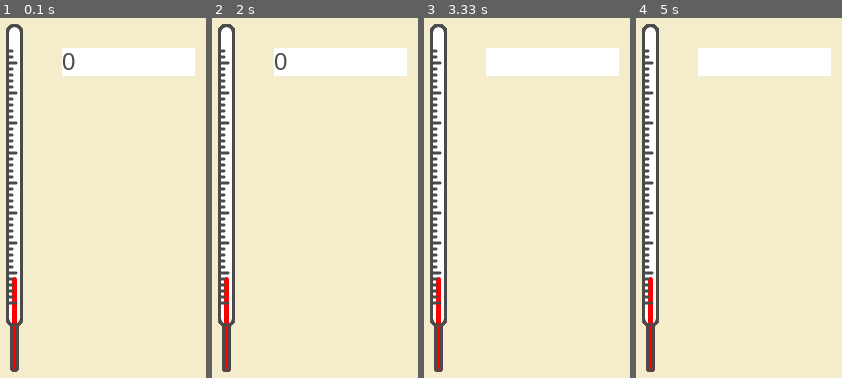
Above: before the commit, frames 1-4 (left to right).
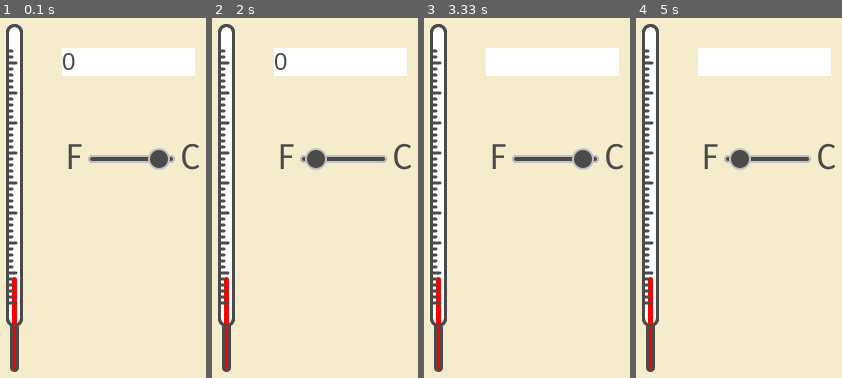
Above: after the commit, the same moments.

Repository: Syldori/TermometroPyGame
Game: pygame game, started from main.py
Same seed, same stepped clock (60 frames per second), same inputs: the game is played once before the commit and once after it.
Inputs (mouse positions are in pixels of both pictures, inside the frame that each line leads up to):
- Up to frame 1 (0.1 s): no input
- Up to frame 2 (2 s): click (312, 198) at 0.38 s; click (315, 226) at 0.72 s; click (222, 133) at 1.05 s; click (outside the picture) at 1.38 s; click (319, 57) at 1.72 s
- Up to frame 3 (3.33 s): click (510, 306) at 2.05 s; tap Backspace at 2.33 s; click (483, 111) at 2.72 s; click (601, 162) at 3.05 s
- Up to frame 4 (5 s): click (827, 187) at 3.38 s; click (798, 122) at 3.72 s; click (652, 118) at 4.05 s; click (749, 180) at 4.38 s; click (652, 172) at 4.72 s

The runs differ from the first frame. In frame 1, 1.7% of the frame differs, in the area x 2-97%, y 1-99%; in frame 2, 1.7%; in frame 3, 1.7%; in frame 4, 1.7%.

Commit message:
Termometro con selector

Diff:
--- a/main.py
+++ b/main.py
@@ -45,6 +45,9 @@
 
 --Uno de los eventos es que podemos introducir datos directamente
     -Esto se hace en el control de eventos >> responderá solo ante las teclas numericas
+--Control del selector para que cambie de F a C con hacer un solo click en cualquier lado de la pantalla y que tranforme el valor a F o a C respectivamente
+    -un atributo: si va a estar en F o en C
+    -un metodo: el cambio con el click (cambiando el disfraz)
 '''
 
 
@@ -55,9 +58,32 @@
     def __init__(self):
         self.custome = pygame.image.load("termometro/termo1.png") # el disfraz
 
+class Selector(): #este es el selector de Fº - Cº
+    __tipoUnidad = None #esto es si es F o C
+
+    def __init__(self, unidad='C'): #aqui estan los disfraces
+        self.__costumes1 = pygame.image.load('termometro/posiF.png')
+        self.__costumes2 = pygame.image.load('termometro/posiC.png')
+
+        self.__tipoUnidad = unidad
+
+    def custome(self): #es un getter, para que nos devuelva que disfraz a mostrar
+        if self.__tipoUnidad == 'F':
+            return self.__costumes1 #esta es la posición del disfraz para F
+        else:
+            return self.__costumes2
+
+    def on_event(self, event): #esto es para que el selector se mueva cuando hagamos click
+        if event.type == pygame.MOUSEBUTTONDOWN:
+            if self.__tipoUnidad == 'F':
+                self.__tipoUnidad = 'C'
+            else:
+                self.__tipoUnidad = 'F'
+
+
 class NumberInput(): #este es el cuadrado donde se pone el valor del texto numerico que pongamos
     __valor = 0 # es el valor de cuadro en numerico, para las cuentas posteirore
-    __strValue = '0' # este es el atributo a renderizar, porque phyton pinta cadenas
+    __strValue = "" # este es el atributo a renderizar, porque phyton pinta cadenas
     __position = [0,0] #un array con la posicion del cuadrado, con x e y
     __size = [0,0] #esto es para el tamaño del cuadrado, con ancho por alto
 
@@ -78,8 +104,12 @@
             if event.unicode in '0123456789' and len(self.__strValue) < 9:  #esto es para que compruebe si lo que pulsamos está dentro de ese conjunto de numeros y que se limite a un total de nueve digitos
        # if event.isdigit() >> otra forma de hacer lo anterior
                 self.__strValue += event.unicode #así aparece el numero pulsado (solo el numero)
+                self.value((self.__strValue)) # actualizar el value, para que quede el valor de lo que insertamos
             elif event.key == K_BACKSPACE: #comprbar si la tecla sea una determinada, en este caso la de borrar
                 self.__strValue = self.__strValue[:-1] # esto es para que si pulsemos retroceso, solo vaya elimnando el ultimo digito -ya que coje desde el principio hasta el penultimo-
+                self.value((self.__strValue))
+
+
 
     def render(self): #metodo con todo lo relacionado de renderización
         textBlock = self.__font.render(self.__strValue, True, (74,74,74)) # variable que es bloque de texto renderizado, sin self porque solo es para aqui. (Se le pone la cadena a renderizar y el color) >> genera el recuadro con el numero
@@ -165,6 +195,8 @@
         self.entrada.pos((106,58)) # esta es la posicion de nuestro recuadro de texto
         self.entrada.size((133,28))
 
+        self.selector = Selector() #esto sería para crear e iniciar el selector en main
+
 
     def __on_close(self): #sacamos la salida a esta funcion para acostumbrarnos a dejar las funciones pequeñas
         pygame.quit()
@@ -180,6 +212,11 @@
 
                 self.entrada.on_event(event) # el va a comprobar si se han pulsado las teclas adecuadas y modificar su value
 
+                self.selector.on_event(event) #este es para el selector, para que cambie cuando haga click
+
+            # Pintamos el fondo de pantalla
+            self.__screen.fill((244,236,203)) #esto es repitar el fondo, para evitar que queden rastros de otros objetos
+
              #pintamos el termometro en su posicion
             self.__screen.blit(self.termometro.custome, (50,34)) #esto es para que pinte la imagen del termometro en esa posicion
 
@@ -188,6 +225,10 @@
             pygame.draw.rect(self.__screen, (255,255,255), text[0]) #esto es para que dibuje el recuadro con su posicion y tamaño, en la pantalla, que lo rellene de blanco y las cooredenada del fondo, (primera posicion)
             self.__screen.blit(text[1], self.entrada.pos()) #para pintar la foto del texto >> se usa custome porque es como un disfraz >> es la imagen del texto
 
+            #pintamos el selector
+            self.__screen.blit(self.selector.custome(), (112,153))
+
+
             pygame.display.flip() #refrescar la pantalla
 
 
